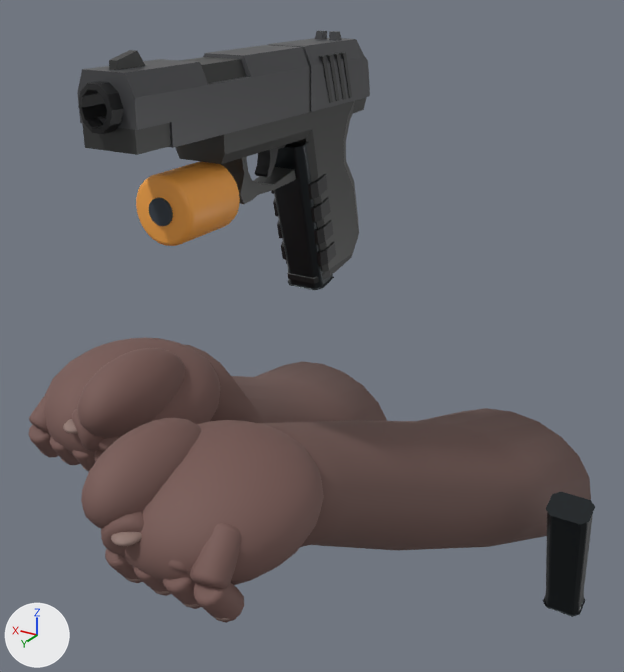
One commit to the Blender file art/weapons/echo.blend: the scene before it, then after it.
Rendered twice from a 50 mm camera at (-0.551, 0.785, 0.284) aimed at (-0.022, -0.097, -0.157). Arrows for +X, +Y and +Z are at lower left; the lights stay in place. The older version comes first.
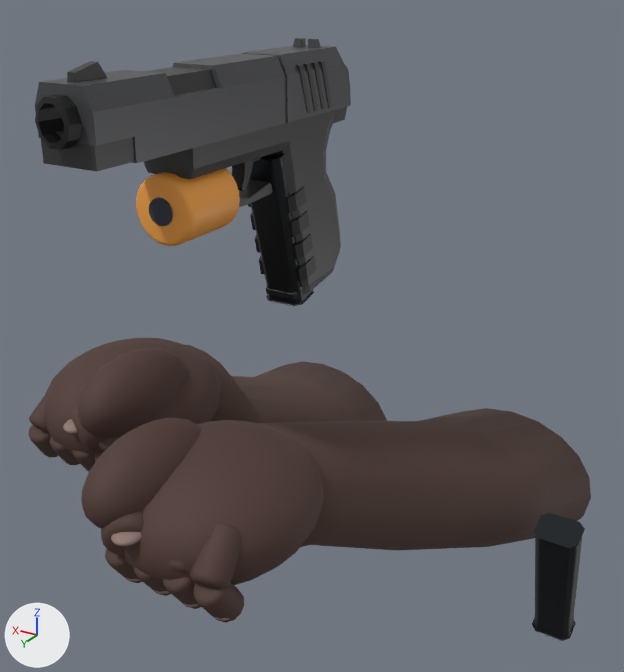
The change in detail:
Material 'BARE_DARK_SKIN_FOREARMS_10' (mat_bare_dark_skin_forearms_10) changes colour from brown #725651 to brown #533b32; in linear values from (0.169, 0.0941, 0.0824) to (0.0863, 0.0431, 0.0314).
Material 'DEEP_EBONY_BARE_SKIN_09' (mat_deep_ebony_bare_skin_09) changes colour from brown #785a55 to brown #4f3832; in linear values from (0.188, 0.102, 0.0902) to (0.0784, 0.0392, 0.0314).
me_p226authoredslidemesh_001 is used by ob_authored_p226_charginghandlegeometry; location (0.0, 0.0, 0.0).
me_p226authoredslidemesh_001 had 898 vertices, 436 faces and spanned x -0.035..0.035, y -0.223..0.215, z 0.13..0.214.
me_p226authoredslidemesh_001 now has 898 vertices, 436 faces and spans x -0.035..0.035, y -0.173..0.265, z 0.125..0.209.
me_p226authoredslidemesh_001 part 1: the whole mesh is moved by (0.0, 0.05, -0.005).
me_magazinegeometrymesh_001 is used by ob_authored_p226_magazinegeometry; location (0.0, 0.0, 0.0).
me_magazinegeometrymesh_001 had 280 vertices, 364 faces and spanned x -0.029..0.029, y -0.151..-0.059, z -0.098..0.102.
me_magazinegeometrymesh_001 now has 280 vertices, 364 faces and spans x -0.029..0.029, y -0.101..-0.009, z -0.104..0.097.
me_magazinegeometrymesh_001 part 2: the whole mesh is moved by (0.0, 0.05, -0.005).
me_p226sparemagazinemesh_001 is used by ob_authored_p226_sparemagazinegeometry; location (0.0, 0.0, 0.0).
me_p226sparemagazinemesh_001 had 280 vertices, 364 faces and spanned x -0.374..-0.316, y -0.301..-0.209, z -0.581..-0.381.
me_p226sparemagazinemesh_001 now has 280 vertices, 364 faces and spans x -0.374..-0.316, y -0.251..-0.159, z -0.587..-0.386.
me_p226sparemagazinemesh_001 part 3: the whole mesh is moved by (0.0, 0.05, -0.005).
me_p226fixedweaponbodymesh_001 is used by ob_authored_p226_weaponbodygeometry; location (0.0, 0.0, 0.0).
me_p226fixedweaponbodymesh_001 had 1024 vertices, 532 faces and spanned x -0.033..0.033, y -0.23..0.23, z -0.089..0.198.
me_p226fixedweaponbodymesh_001 now has 1024 vertices, 532 faces and spans x -0.033..0.033, y -0.18..0.28, z -0.095..0.193.
me_p226fixedweaponbodymesh_001 part 4: the whole mesh is moved by (0.0, 0.05, -0.005).

Pixel boxes (x1, y1, x2, y2) of what changed, in the pictures (624 x 672 px):
'LEFT BARE FOREARM', recoloured: (259, 408, 591, 550) in both
'AUTHORED p226 ChargingHandleGeometry', moved: before (77, 31, 370, 155); after (35, 38, 351, 172)
'AUTHORED p226 WeaponBodyGeometry', moved: before (78, 38, 366, 284); after (35, 46, 347, 300)
'LEFT exposed hand palm', recoloured (darker): (124, 420, 324, 585) in both
'RIGHT BARE FOREARM', recoloured: (183, 344, 387, 423) in both
'AUTHORED p226 MagazineGeometry', moved: before (273, 141, 334, 290); after (250, 153, 314, 306)
'LEFT thumb pad', recoloured (darker): (81, 418, 202, 528) in both
'AUTHORED p226 SpareMagazineGeometry', moved: before (543, 492, 595, 617); after (532, 513, 585, 641)
'RIGHT exposed hand palm', recoloured (darker): (44, 337, 221, 458) in both
'RIGHT thumb pad', recoloured (darker): (77, 348, 185, 438) in both
'LEFT finger0 proximal', recoloured (darker): (190, 523, 241, 589) in both
'LEFT finger0 curved tip', recoloured (darker): (194, 583, 244, 623) in both
'LEFT bent thumb', recoloured (darker): (101, 511, 144, 557) in both
'LEFT finger1 curved tip', recoloured (darker): (163, 577, 201, 609) in both
'LEFT finger3 curved tip', recoloured (darker): (105, 549, 143, 583) in both
'RIGHT finger3 curved tip', recoloured (darker): (28, 425, 59, 457) in both
'RIGHT bent thumb', recoloured (darker): (72, 408, 105, 451) in both
'RIGHT finger3 proximal', recoloured (darker): (29, 392, 49, 433) in both
'LEFT finger2 curved tip', recoloured: (133, 567, 171, 596) in both
'RIGHT finger2 curved tip', recoloured: (50, 437, 80, 465) in both
'RIGHT finger1 curved tip', recoloured: (72, 450, 95, 472) in both
'LEFT finger1 proximal', recoloured (darker): (168, 560, 188, 574) in both
'RIGHT finger0 proximal', recoloured: (98, 435, 123, 451) in both
'RIGHT finger0 curved tip', recoloured: (94, 450, 104, 462) in both
